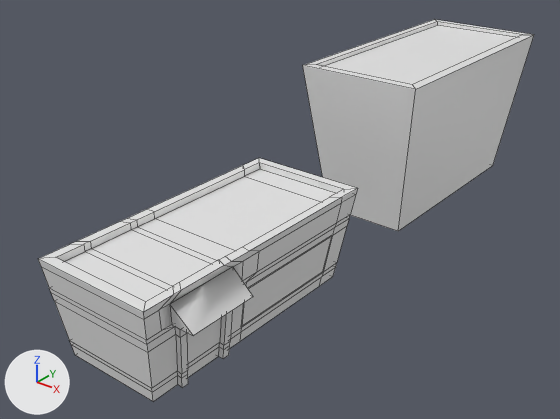
The FBX model Assets/Game/Graphichs/FBX and obj files/Building 01.fbx as it was, and as the next commit left it.
One viewpoint serves both versions: a 50 mm camera at (2.92, -9.04, 8.29) aimed at (-6.53, 2.77, 0.97). Every picture has the same lights, and +X, +Y and +Z are marked at lower left. Mesh edges are drawn as thin lines. Where no turn or scale is listed for an object, it has been applied to the vertices.

Script lines for the objects in view, before the commit:
```python
me_cube_004 = bpy.data.meshes.new('Cube.004')
me_cube_004.from_pydata(...)  # 202 vertices, 200 faces; spans x -6.16..-3.03, y -2.82..10.72, z -0.02..3.61
me_cube_004.materials.append(mat_material)  # white #e7e7e7
ob_cube_002 = bpy.data.objects.new('Cube.002', me_cube_004)
ob_cube_002.location = (-1.2, 0.0, 0.0)
```
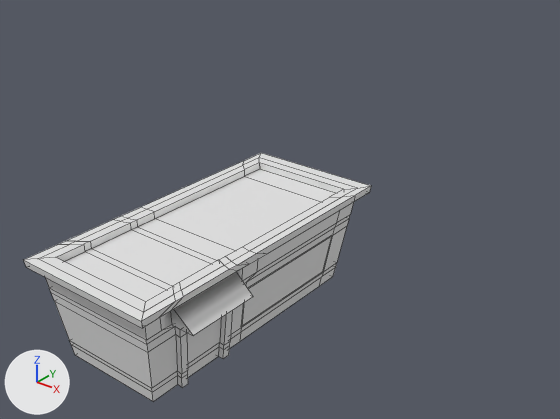
Commit message: BUILDING UPDATE 01

Boxes [x1, y1, x2, y2] around the edits, measured in the pictures (560 x 419 px):
'Cube.002', reshaped (30% narrower, 35% shorter)
    before: [38, 19, 534, 401]
    after: [23, 153, 371, 401]
part 1 of me_cube_004, deleted
    before: [303, 19, 534, 231]
part 2 of me_cube_004, built on
    before: [38, 188, 358, 319]
    after: [23, 153, 371, 328]

Edits to the bpy script that builds the scene:
```text
Change me_cube_004:
    used by ob_cube_002; location = (-1.2, 0.0, 0.0)
    remove me_cube_004.from_pydata(...)  # 202 vertices, 200 faces; spans x -6.16..-3.03, y -2.82..10.72, z -0.02..3.61
    add me_cube_004.from_pydata(...)  # 218 vertices, 218 faces; spans x -6.1..-3.03, y -2.99..3.08, z -0.02..2.0
    me_cube_004 part 1: the loose piece of 16 vertices spanning x -6.16..-3.28, y 4.62..10.72, z 0.0..3.61 is deleted
    me_cube_004 part 2
    16 faces are deleted
    32 vertices are added at x -6.1..-3.25, y -2.99..3.08, z 1.86..2.0
    48 new faces join them
```
